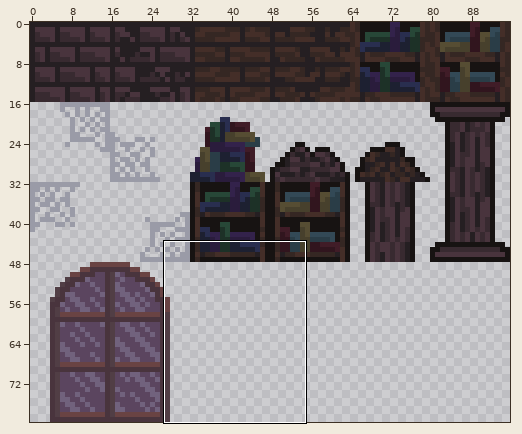
Two versions of one sprite sheet, sprites/tilesets/tileset background.png. The first picture is a wide view before the edit; the outline marks the close-up.
Close-up. Before:
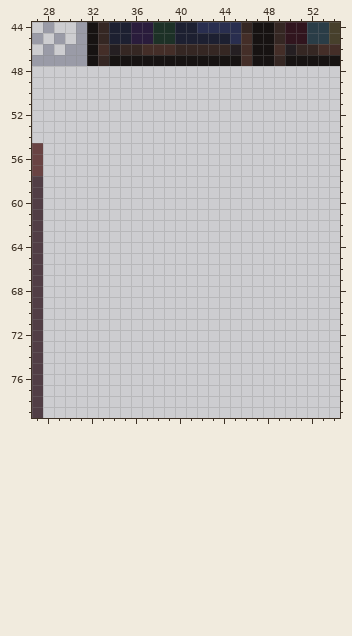
The file is 96x80 pixels. Colours within 5 levels of each other are drawn and written as one. Shown: x 27..54, y 44..79.
After:
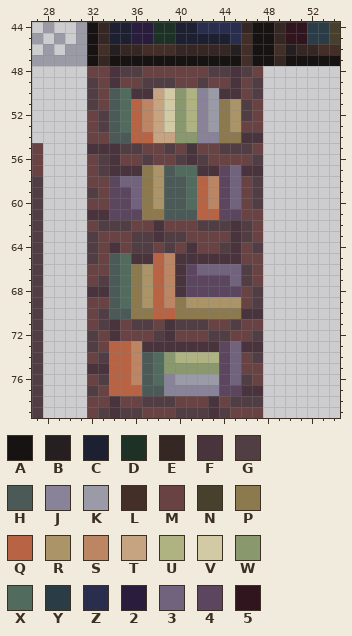
Palette (. is transparent): A #171312  B #251f22  C #1d2031  D #1d3127  E #352723  F #49343d  G #513e45  H #4b5a57  J #888398  K #9a9ba7  L #442e28  M #694343  N #47402c  P #8d794e  Q #b86343  R #aa9468  S #bc8563  T #c6a482  U #afb381  V #d2c9a5  W #8a996d  X #516c5e  Y #2a3d47  Z #292e4f  2 #2a1c3c  3 #71627d  4 #5b455f  5 #31151e
Change:
{"y":48,"x":32,"old":"................","new":"MMFGGMMMMMMGGFGM"}
{"y":49,"x":32,"old":"................","new":"GMFMMGGGMMGMMFMG"}
{"y":50,"x":32,"old":"................","new":"GMHXFFTVWUJKFFMG"}
{"y":51,"x":32,"old":"................","new":"GMHXQSTVWUJKPRGM"}
{"y":52,"x":32,"old":"................","new":"MGHXQSTVWUJKPRGM"}
{"y":53,"x":32,"old":"................","new":"MGHXQSTVWUJKPRMM"}
{"y":54,"x":32,"old":"................","new":"MMHHQQTTWWJJPPFF"}
{"y":55,"x":32,"old":"................","new":"FFFGGMMGMFMMGGGM"}
{"y":56,"x":32,"old":"................","new":"MGFMMGMMGFGMMMMG"}
{"y":57,"x":32,"old":"................","new":"MGFFFPRHXXFF43FF"}
{"y":58,"x":32,"old":"................","new":"MM433PRHHXQS43MG"}
{"y":59,"x":32,"old":"................","new":"GM443PRHHXQS43MG"}
{"y":60,"x":32,"old":"................","new":"MM443PRHHXQS43MG"}
{"y":61,"x":32,"old":"................","new":"FF444PPHHHQQ44MM"}
{"y":62,"x":32,"old":"................","new":"MGGGMMFMMMGGGFGM"}
{"y":63,"x":32,"old":"................","new":"GMMMGGFGGMMMMFGM"}
{"y":64,"x":32,"old":"................","new":"GMFMGGMGMFMMGFMG"}
{"y":65,"x":32,"old":"................","new":"GMHXFFQSFFFFFFMM"}
{"y":66,"x":32,"old":"................","new":"MMHXPRQSF43333GM"}
{"y":67,"x":32,"old":"................","new":"MGHXPRQSF44443GM"}
{"y":68,"x":32,"old":"................","new":"FFHXPRQSF44444MG"}
{"y":69,"x":32,"old":"................","new":"MMHXPRQSPRRRRRMG"}
{"y":70,"x":32,"old":"................","new":"MGHHPPQQPPPPPPFF"}
{"y":71,"x":32,"old":"................","new":"MGFMGGMFGGGMMGMM"}
{"y":72,"x":32,"old":"................","new":"GMFMMMGFMMMGGMMG"}
{"y":73,"x":32,"old":"................","new":"GMQQSFFFFFFF43FF"}
{"y":74,"x":32,"old":"................","new":"MGQQSHXWUUUU43MG"}
{"y":75,"x":32,"old":"................","new":"FFQQSHXWWWWW43MM"}
{"y":76,"x":32,"old":"................","new":"MGQQSHXJKKKK43GM"}
{"y":77,"x":32,"old":"................","new":"GMQQQHHJJJJJ44FF"}
{"y":78,"x":32,"old":"................","new":"MMFMMGGGMMMFMGGG"}
{"y":79,"x":32,"old":"................","new":"MGFGGMMMGGGFGMMM"}
{"label":"added","picture_box":[87,66,263,418]}
